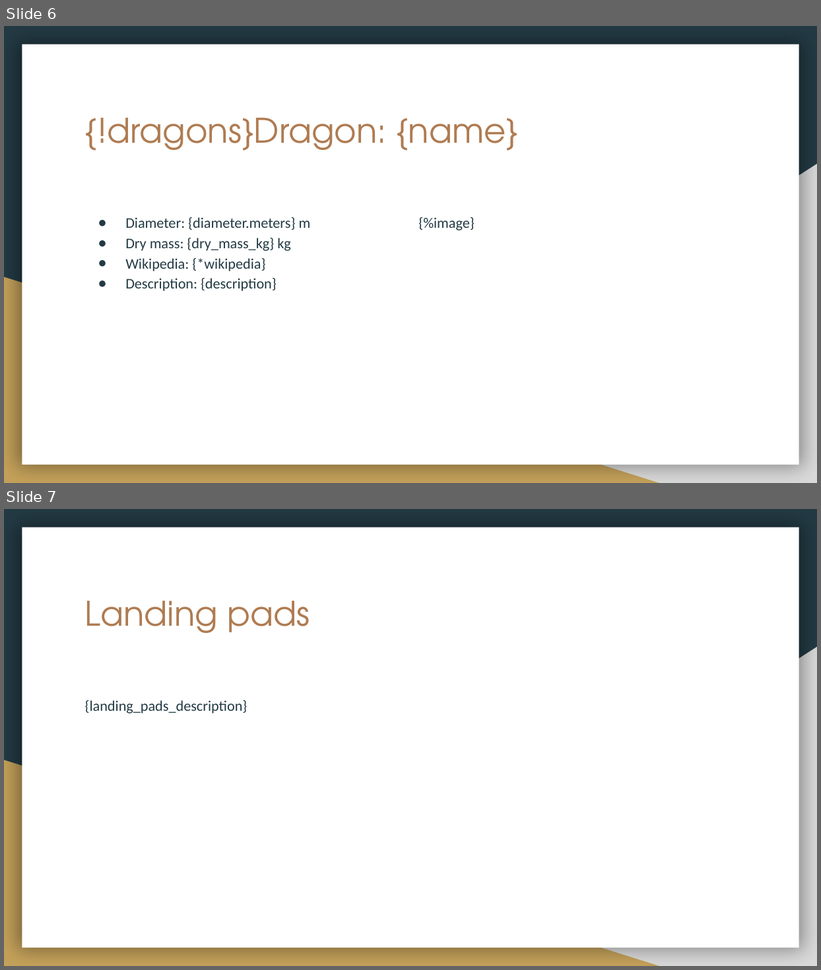
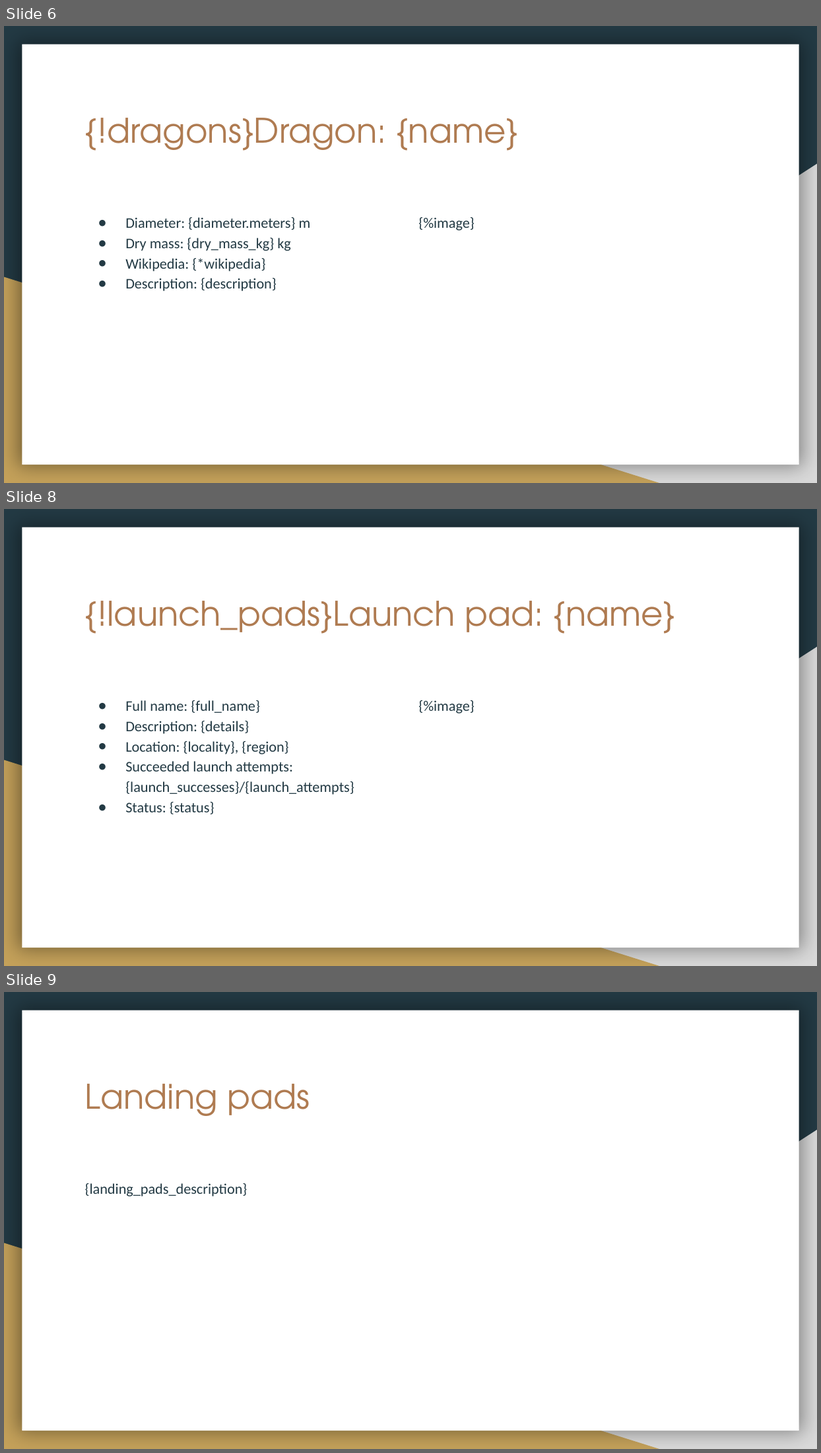
Before and after one commit to United-Codes/cloudofficeprint-python, a slide deck: spacex_example/spacex_template.pptx. Shown one above the other, each under a label of ours: slides 6 and 7 before the commit, slides 6, 8 and 9 after it; the slides between them are not shown. The pictures are 821x970 and 821x1453 pixels, drawn with LibreOffice and Linux fonts; fonts in the diff are those of the drawing. Boxes give left, top, right and bottom in pixels: in the first picture for what was removed or moved away, otherwise in the second. Text is boxed around its words. In the diff, an @@ line names an element or a change of style, - is before the commit and + after.

Commit message:
update spacex example: add launch pads and shorten descriptions

```diff
--- a/spacex_example/spacex_template.pptx
+++ b/spacex_example/spacex_template.pptx
@@ slide 8 added at box(4, 509, 817, 966), background #233A44; not listed: 3 template elements that a slide beside it also shows @@
@@ title added at box(85, 601, 676, 634), 30 pt, text #AF7B51 @@
+{!launch_pads}Launch pad: {name}
@@ text added at box(125, 700, 354, 815), 13 pt, text #233A44 @@
+● Full name: {full_name}
+● Description: {details}
+● Location: {locality}, {region}
+● Succeeded launch attempts: {launch_successes}/{launch_attempts}
+● Status: {status}
@@ text added at box(418, 700, 475, 714), 13 pt, text #233A44 @@
+{%image}
@@ what was slide 7 is now slide 9 @@
```
Also in this commit, not shown: 2 slides changed, 1 other slide added, 1 other file.
